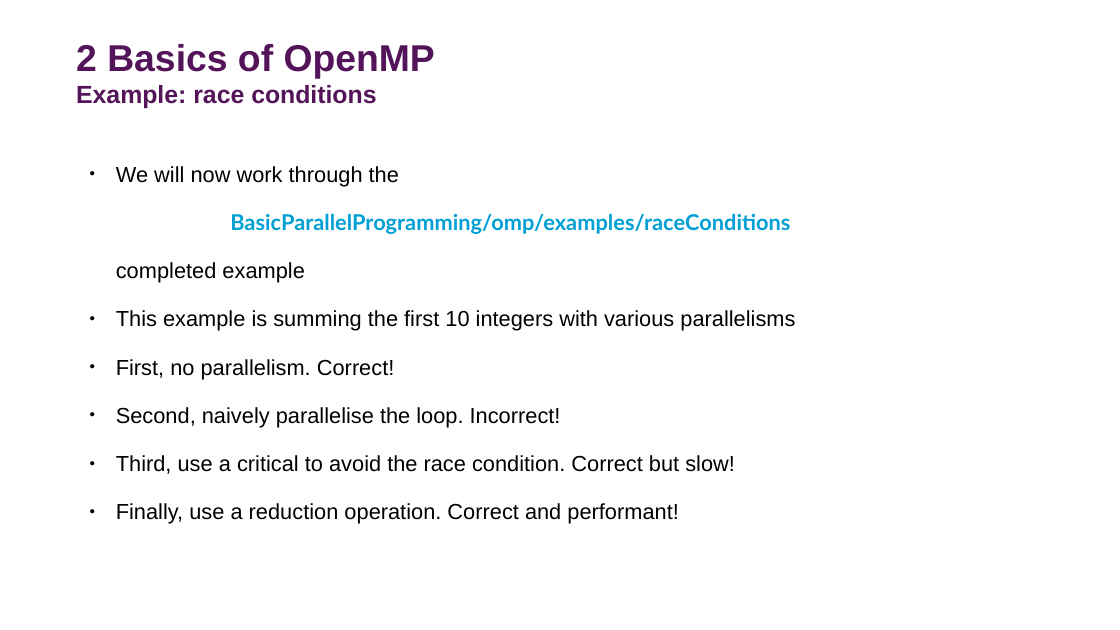
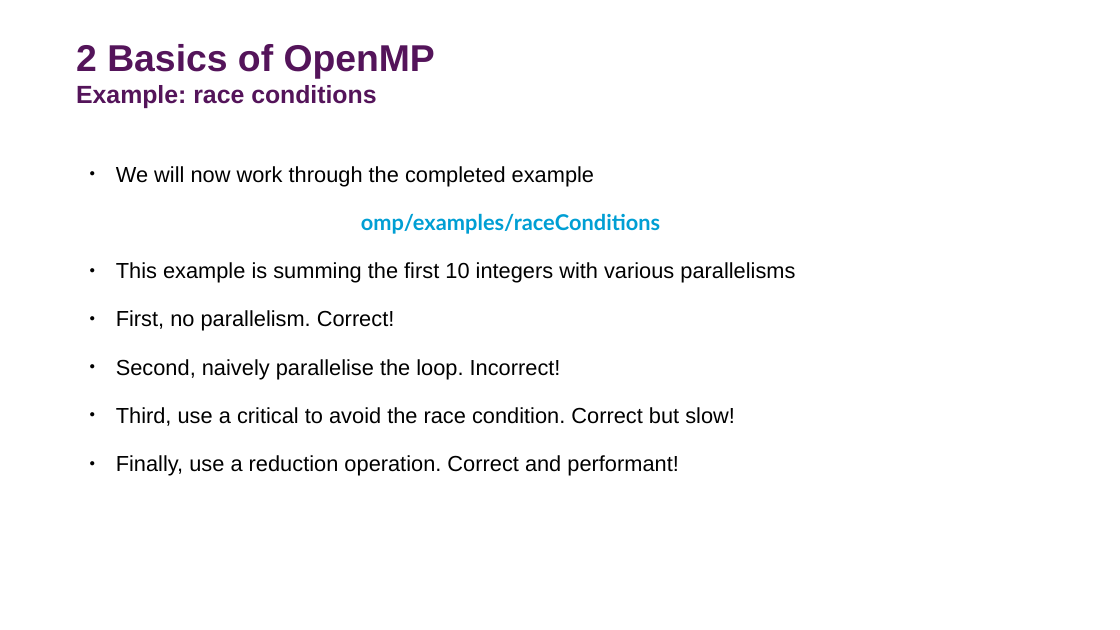
Before and after one commit to DurhamARC-Training/BasicParallelProgramming, a slide deck: slide 23 of OpenMPMPIShortCourse_Autumn2025.odp. Drawn at 1120x630 pixels with LibreOffice and Linux fonts; fonts in the diff are those of the drawing; background and template pictures are left out. Boxes give left, top, right and bottom in pixels: in the first picture for what was removed or moved away, otherwise in the second. Text is boxed around its words. In the diff, an @@ line names an element or a change of style, - is before the commit and + after.

Commit message:
Finalised instructor list; correct paths for OMP examples; add section 4.12 on MPI_Probe

```diff
--- a/OpenMPMPIShortCourse_Autumn2025.odp
+++ b/OpenMPMPIShortCourse_Autumn2025.odp
@@ text at (116, 166, 660, 234): text changed; font Lato to Arial; text colour #009FD4 to #000000; bold off @@
-● We will now work through the
-BasicParallelProgramming/omp/examples/raceConditions
-completed example
+● We will now work through the completed example
+omp/examples/raceConditions
```
Also in this commit, not shown: 15 other slides changed, 2 slides added, 1 slide removed, 1 other file.
